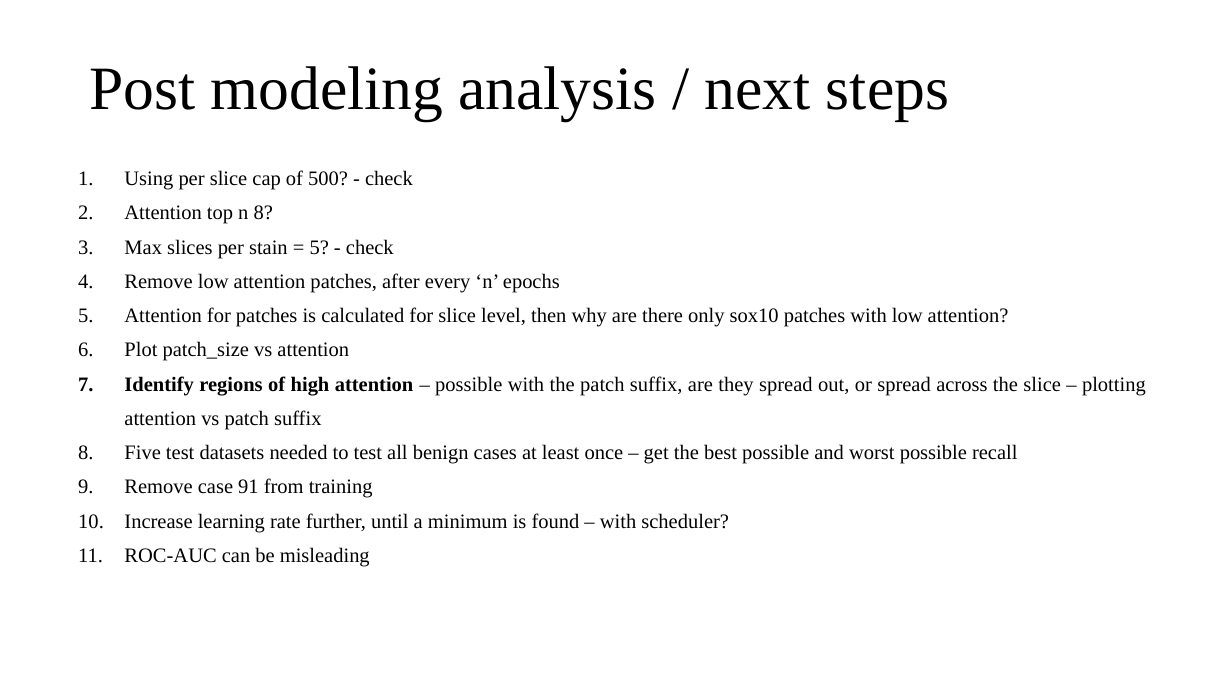
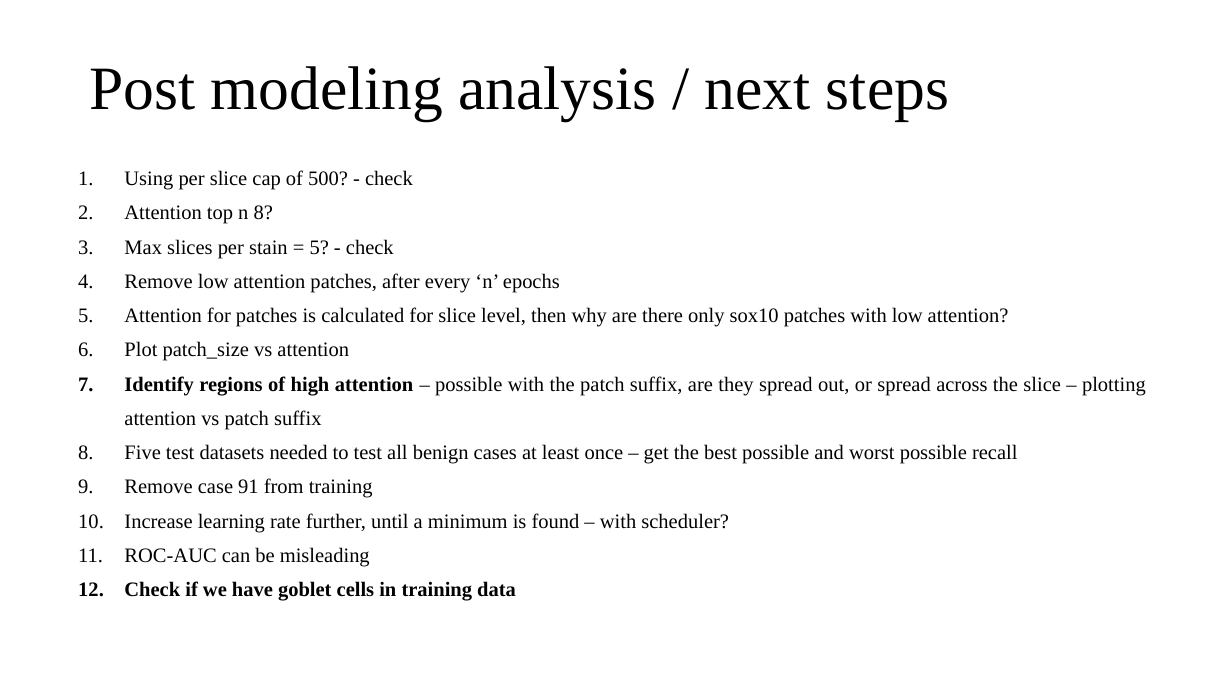
Before and after one commit to arvindkrishna87/STAT390_CMIL_Fall2025, a slide deck: slide 3 of Presentations/MIL/CMIL_classification_model_analysis_next_steps.pptx. Drawn at 1232x693 pixels with LibreOffice and Linux fonts; fonts in the diff are those of the drawing; background and template pictures are left out. Boxes give left, top, right and bottom in pixels: in the first picture for what was removed or moved away, otherwise in the second. Text is boxed around its words. In the diff, an @@ line names an element or a change of style, - is before the commit and + after.

```diff
--- a/Presentations/MIL/CMIL_classification_model_analysis_next_steps.pptx
+++ b/Presentations/MIL/CMIL_classification_model_analysis_next_steps.pptx
@@ text at [124, 581, 516, 601]: paragraph added @@
+12. Check if we have goblet cells in training data
```
